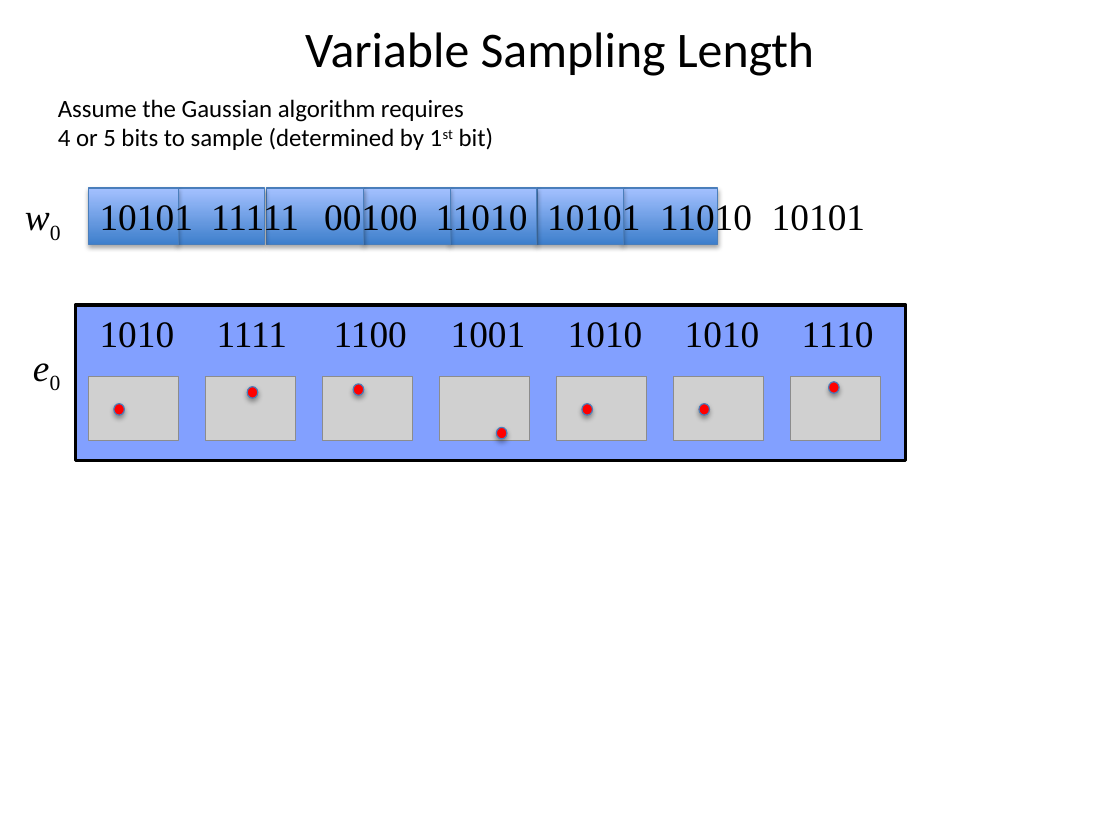
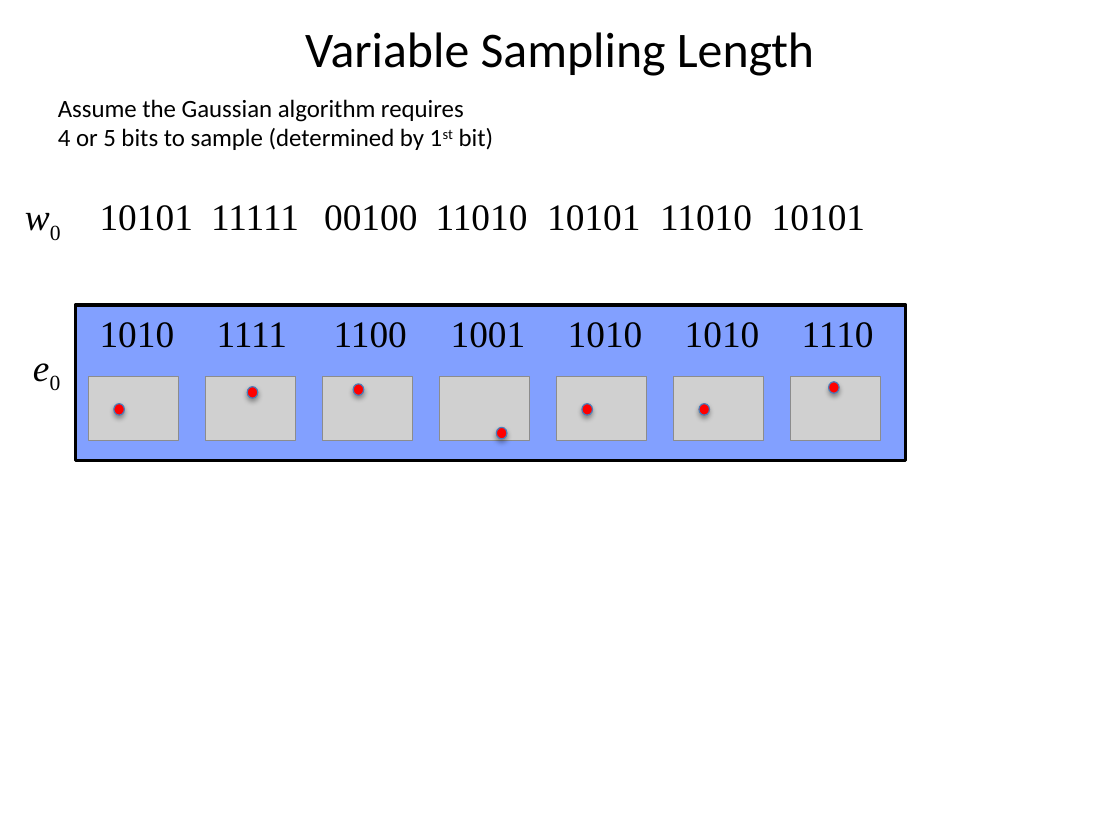
Before and after one commit to xianruimeng/comp-fuzzy-ext, a slide deck: slide 31 of ComputationalFuzzyExtractors.pptx. Drawn at 1120x840 pixels with LibreOffice and Linux fonts; fonts in the diff are those of the drawing; grey boxes stand for pictures. Boxes give left, top, right and bottom in pixels: in the first picture for what was removed or moved away, otherwise in the second. Text is boxed around its words. In the diff, an @@ line names an element or a change of style, - is before the commit and + after.

```diff
--- a/ComputationalFuzzyExtractors.pptx
+++ b/ComputationalFuzzyExtractors.pptx
@@ rectangle removed at [88,188,178,244] @@
@@ rectangle removed at [178,188,264,244] @@
@@ rectangle removed at [267,188,364,244] @@
@@ rectangle removed at [364,188,450,244] @@
@@ rectangle removed at [450,188,536,244] @@
@@ rectangle removed at [536,188,623,244] @@
@@ rectangle removed at [623,188,717,244] @@
```
Also in this commit, not shown: 9 other slides changed, 1 other file.
